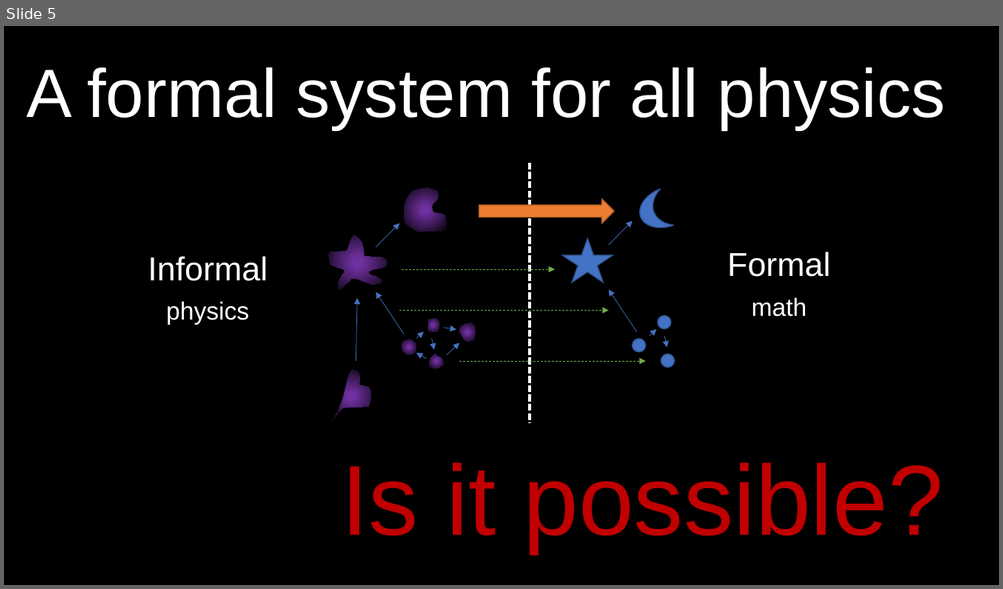
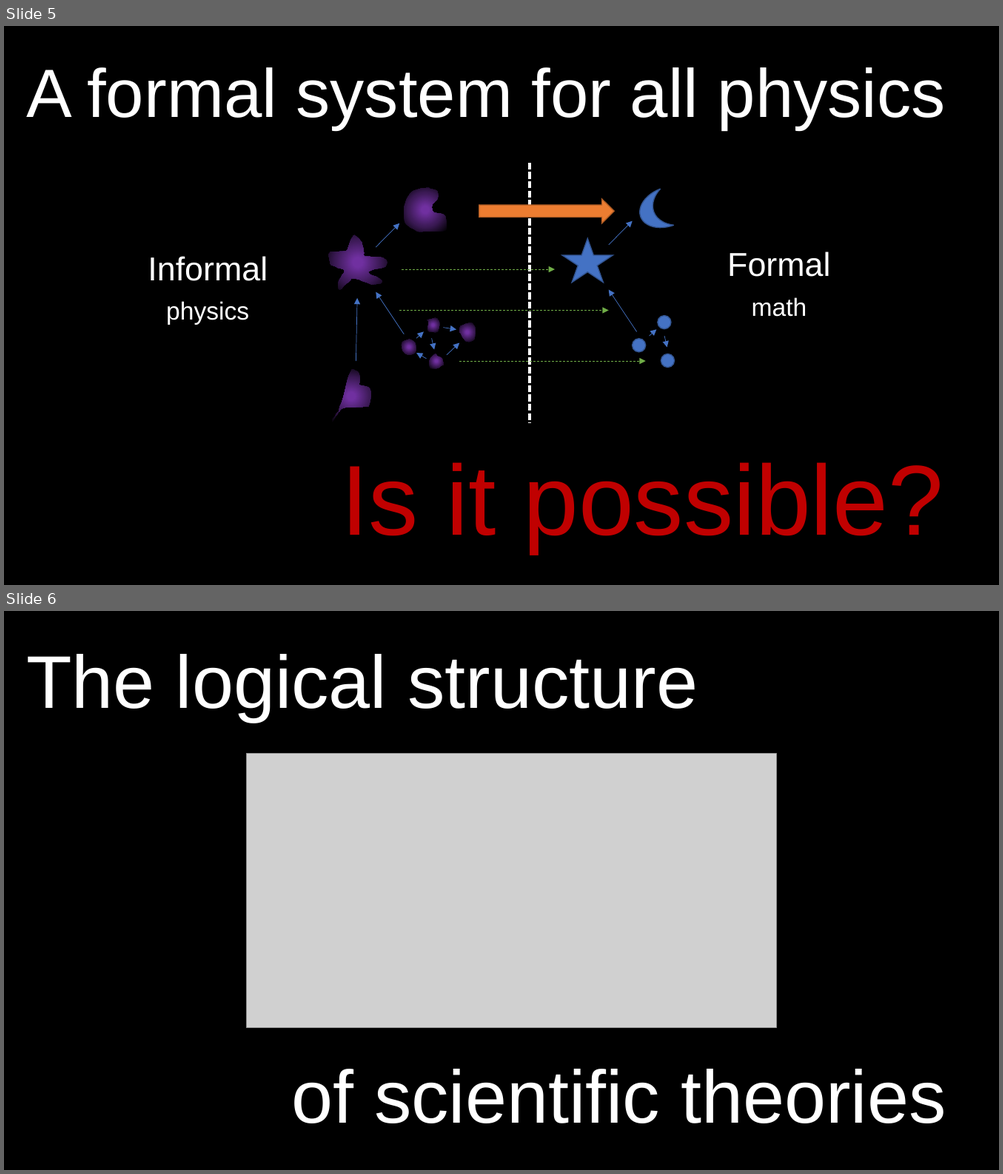
Before and after one commit to assumptionsofphysics/slides, a slide deck: 2024/2024Thumbnail.pptx. Shown one above the other, each under a label of ours: slide 5 before the commit, slides 5 and 6 after it. The pictures are 1003x589 and 1003x1174 pixels, drawn with LibreOffice and Linux fonts; fonts in the diff are those of the drawing; grey boxes stand for pictures; background and template pictures are left out. Boxes give left, top, right and bottom in pixels: in the first picture for what was removed or moved away, otherwise in the second. Text is boxed around its words. In the diff, an @@ line names an element or a change of style, - is before the commit and + after.

```diff
--- a/2024/2024Thumbnail.pptx
+++ b/2024/2024Thumbnail.pptx
@@ slide 6 added at [4,611,999,1170], background #000000 @@
@@ text added at [26,654,697,722], 72 pt, text #FFFFFF @@
+The logical structure
@@ picture added at [247,754,777,1028] @@
@@ text added at [291,1069,945,1124], 72 pt, text #FFFFFF @@
+of scientific theories
```
Also in this commit, not shown: 2 other files.
